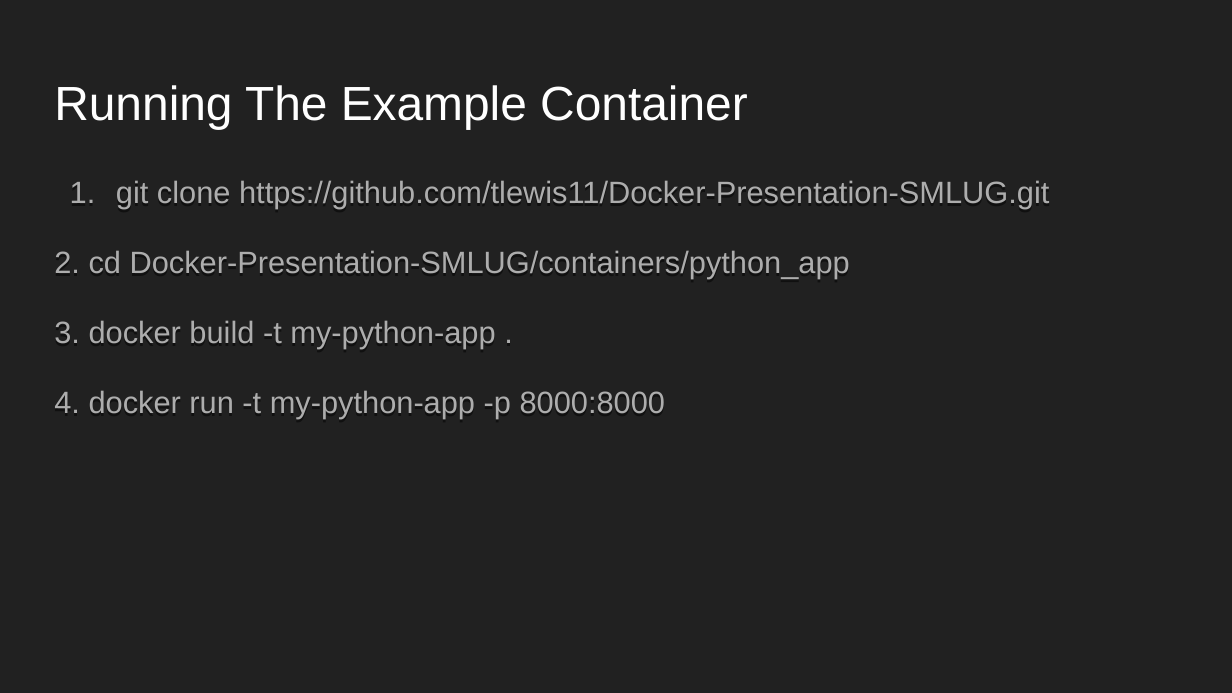
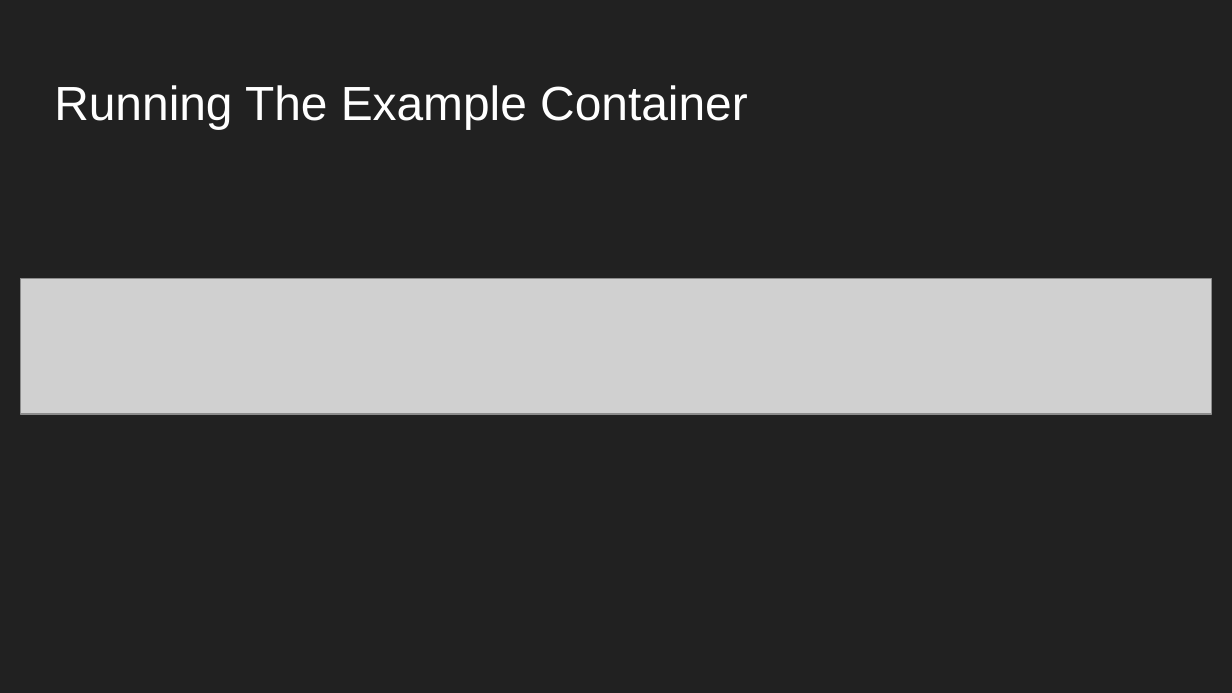
Before and after one commit to tlewis11/Docker-Presentation-SMLUG, a slide deck: slide 9 of Introduction_To_Docker_Containers_SMLUG_10-20-2018.odp. Drawn at 1232x693 pixels with LibreOffice and Linux fonts; fonts in the diff are those of the drawing; grey boxes stand for pictures. Boxes give left, top, right and bottom in pixels: in the first picture for what was removed or moved away, otherwise in the second. Text is boxed around its words. In the diff, an @@ line names an element or a change of style, - is before the commit and + after.

```diff
--- a/Introduction_To_Docker_Containers_SMLUG_10-20-2018.odp
+++ b/Introduction_To_Docker_Containers_SMLUG_10-20-2018.odp
@@ text removed at (x1=54, y1=180, x2=1049, y2=420) @@
-1. git clone https://github.com/tlewis11/Docker-Presentation-SMLUG.git
-2. cd Docker-Presentation-SMLUG/containers/python_app
-3. docker build -t my-python-app .
-4. docker run -t my-python-app -p 8000:8000
@@ picture added at (x1=21, y1=278, x2=1212, y2=414) @@
```
Also in this commit, not shown: 9 other slides changed.
